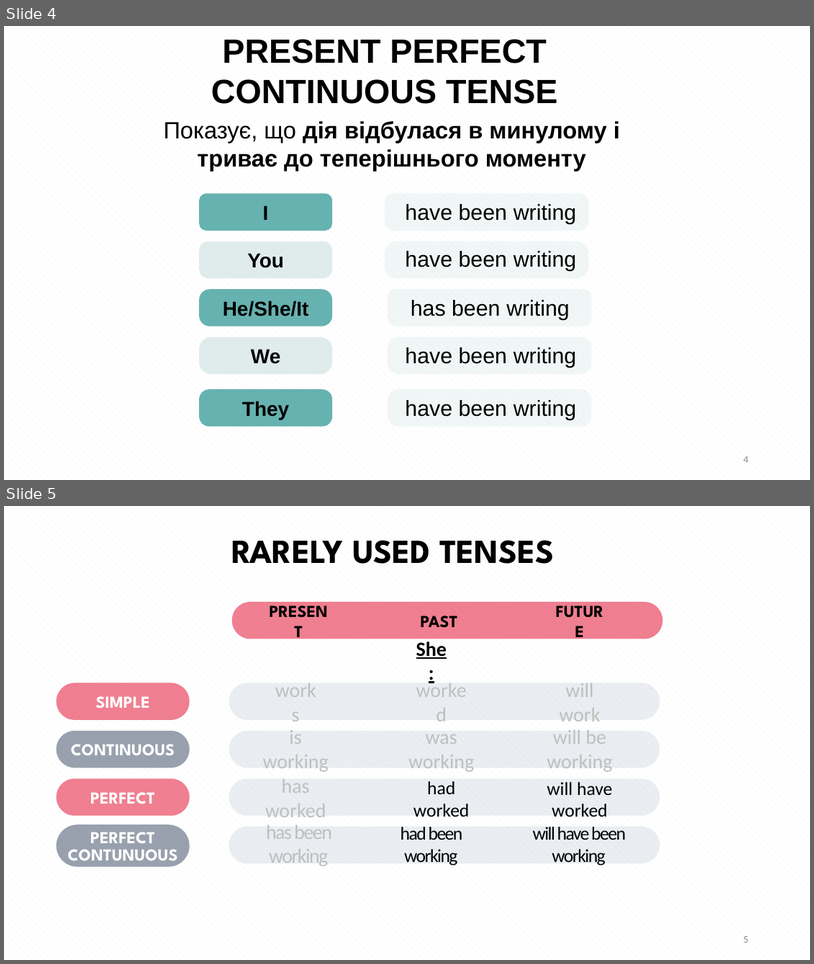
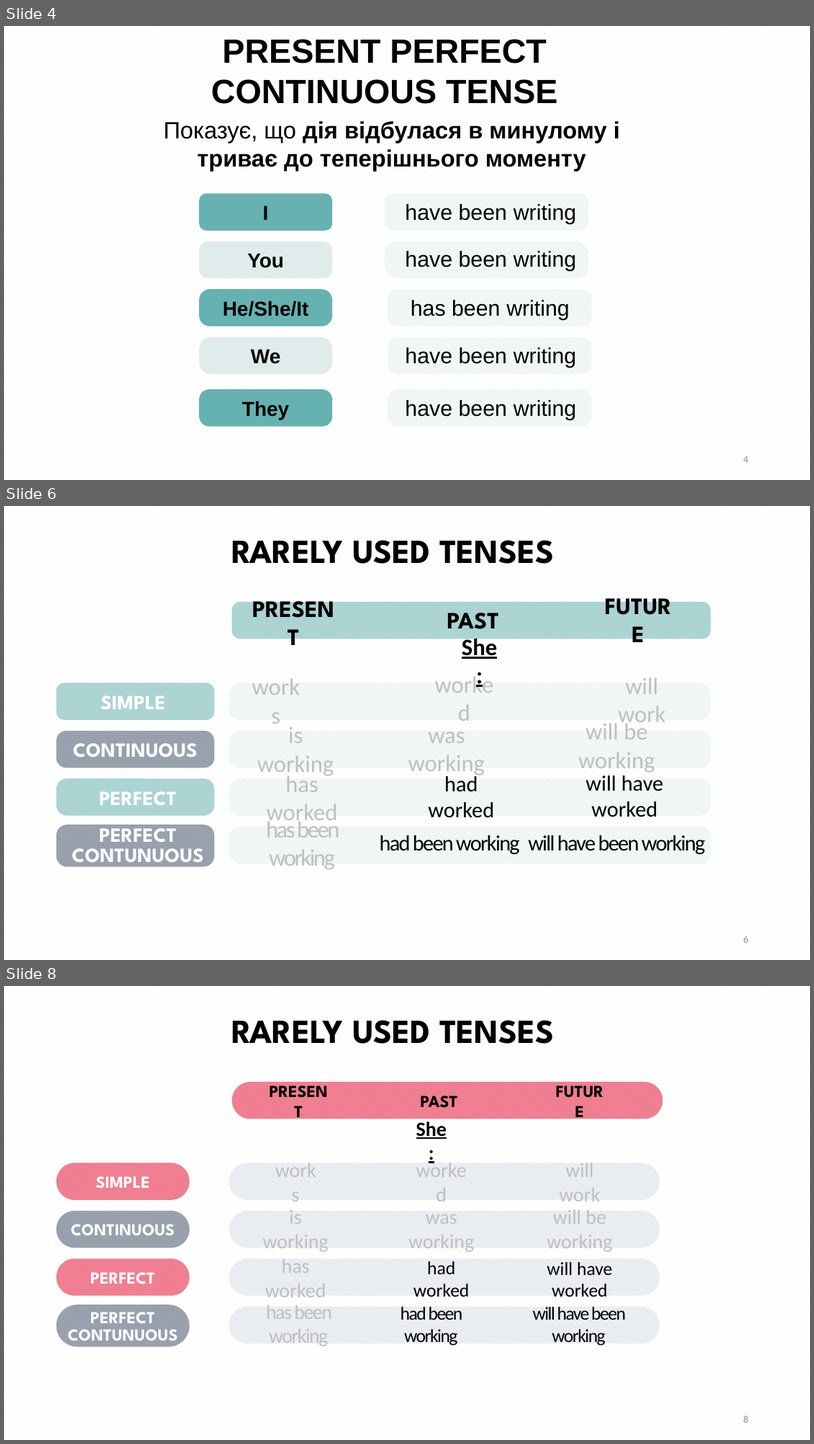
Before and after one commit to vikhulei/TeachLearnFullStack, a slide deck: public/docs/Reviews.pptx. Shown one above the other, each under a label of ours: slides 4 and 5 before the commit, slides 4, 6 and 8 after it; the slides between them are not shown. The pictures are 814x964 and 814x1444 pixels, drawn with LibreOffice and Linux fonts; fonts in the diff are those of the drawing. Boxes give left, top, right and bottom in pixels: in the first picture for what was removed or moved away, otherwise in the second. Text is boxed around its words. In the diff, an @@ line names an element or a change of style, - is before the commit and + after.

```diff
--- a/public/docs/Reviews.pptx
+++ b/public/docs/Reviews.pptx
@@ slide 6 added at bbox=[4, 506, 810, 960], background pattern #F2F2F2 on #FFFFFF @@
@@ text added at bbox=[232, 540, 554, 564], 40 pt, text #000000, bold @@
+RARELY USED TENSES
@@ rounded rectangle added at bbox=[232, 602, 711, 638], fill #66B2B0 at 55% opacity @@
@@ text added at bbox=[248, 608, 339, 636], 28 pt, text #000000, bold @@
+PRESENT
@@ text added at bbox=[448, 613, 499, 629], 28 pt, text #000000, bold @@
+PAST
@@ text added at bbox=[600, 605, 678, 633], 28 pt, text #000000, bold @@
+FUTURE
@@ text added at bbox=[462, 638, 497, 661], 28 pt, text #000000, bold, underline @@
+She:
@@ text added at bbox=[618, 678, 666, 728], 28 pt, text #BFBFBF @@
+will work
@@ rounded rectangle added at bbox=[56, 682, 214, 720], fill #66B2B0 at 55% opacity @@
@@ text added at bbox=[100, 695, 165, 709], 24 pt, text #FFFFFF, bold @@
+SIMPLE
@@ rounded rectangle added at bbox=[229, 682, 711, 720], fill #C8DEDE at 25% opacity @@
@@ text added at bbox=[248, 686, 304, 714], 28 pt, text #BFBFBF @@
+works
@@ text added at bbox=[579, 721, 655, 772], 28 pt, text #BFBFBF @@
+will be working
@@ rounded rectangle added at bbox=[56, 731, 214, 767], fill #44546A at 55% opacity @@
@@ text added at bbox=[73, 743, 198, 757], 24 pt, text #FFFFFF, bold @@
+CONTINUOUS
@@ rounded rectangle added at bbox=[229, 731, 711, 767], fill #C8DEDE at 25% opacity @@
@@ text added at bbox=[257, 727, 334, 777], 28 pt, text #BFBFBF @@
+is working
@@ text added at bbox=[409, 731, 485, 777], 28 pt, text #BFBFBF @@
+was working
@@ rounded rectangle added at bbox=[56, 778, 214, 815], fill #66B2B0 at 55% opacity @@
@@ rounded rectangle added at bbox=[229, 778, 711, 815], fill #C8DEDE at 25% opacity @@
@@ text added at bbox=[267, 776, 338, 826], 28 pt, text #BFBFBF @@
+has worked
@@ text added at bbox=[445, 772, 658, 816], 26 pt, text #000000 @@
+had worked
@@ text added at bbox=[586, 775, 664, 791], 26 pt, text #000000 @@
+will have worked
@@ text added at bbox=[99, 791, 177, 805], 24 pt, text #FFFFFF, bold @@
+PERFECT
@@ text added at bbox=[428, 802, 494, 817], 28 pt, text #BFBFBF @@
+worked
@@ rounded rectangle added at bbox=[56, 824, 214, 867], fill #44546A at 55% opacity @@
@@ text added at bbox=[72, 821, 203, 869], 24 pt, text #FFFFFF, bold @@
+PERFECT
+CONTUNUOUS
@@ rounded rectangle added at bbox=[229, 826, 711, 863], fill #C8DEDE at 25% opacity @@
@@ text added at bbox=[266, 818, 340, 869], 28 pt, text #BFBFBF @@
+has been working
@@ text added at bbox=[380, 835, 520, 854], 26 pt, text #000000 @@
+had been working
@@ text added at bbox=[528, 835, 705, 854], 26 pt, text #000000 @@
+will have been working
@@ page number added at bbox=[743, 936, 748, 942], 12 pt, text #8C8C8C @@
+6
@@ what was slide 5 is now slide 8 @@
@@ page number at bbox=[743, 1415, 748, 1422]: text changed @@
-5
+8
```
Also in this commit, not shown: 1 slide changed, 1 other slide added, 3 other files.
